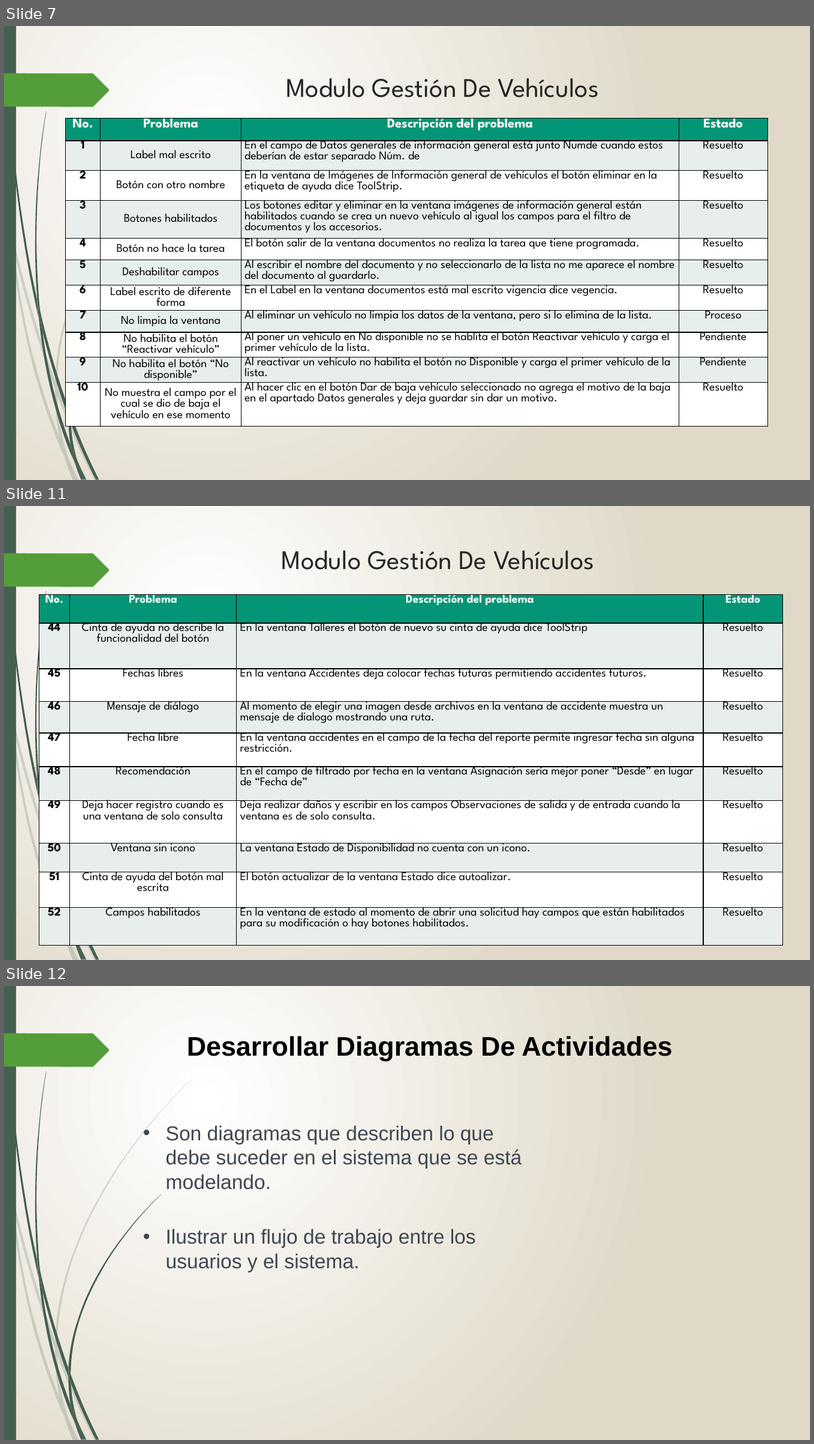
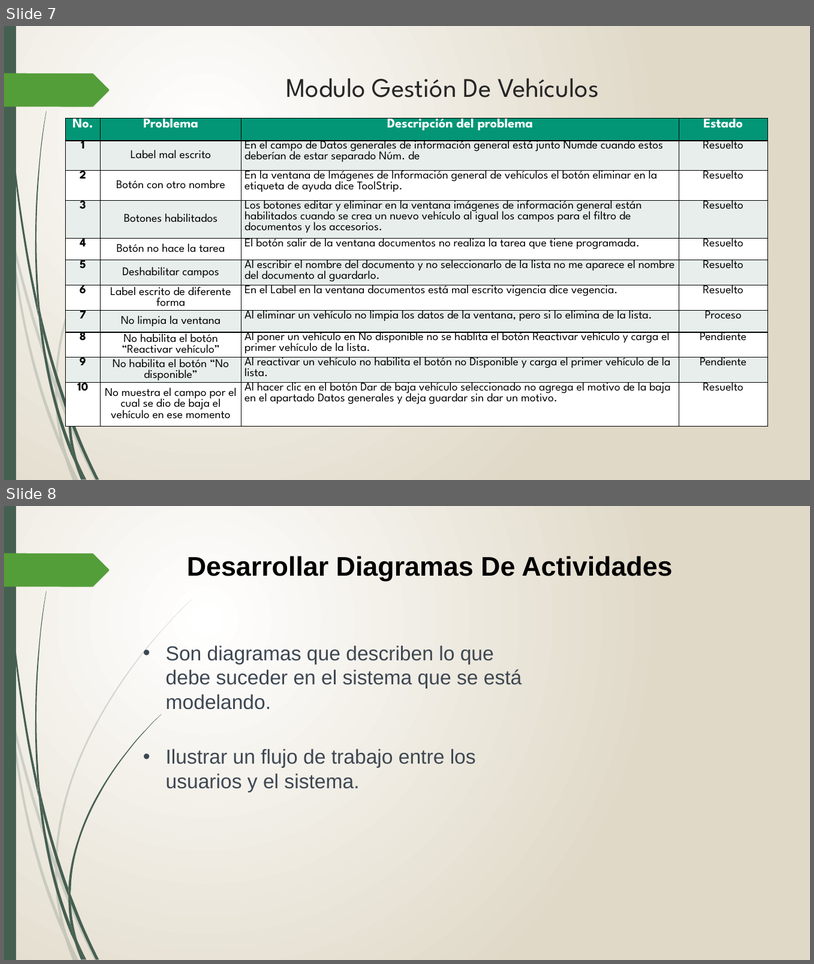
Before and after one commit to TonoGafa/paginaWebDany, a slide deck: img/PresentacionTitulacion.pptx. Shown one above the other, each under a label of ours: slides 7, 11 and 12 before the commit, slides 7 and 8 after it; the slides between them are not shown. The pictures are 814x1444 and 814x964 pixels, drawn with LibreOffice and Linux fonts; fonts in the diff are those of the drawing. Boxes give left, top, right and bottom in pixels: in the first picture for what was removed or moved away, otherwise in the second. Text is boxed around its words. In the diff, an @@ line names an element or a change of style, - is before the commit and + after.

Commit message:
Espacios
Ya quedaron todos o al menos la mayoria de los espacios, falta darle formato a la letra y un mejor tamaño.

```diff
--- a/img/PresentacionTitulacion.pptx
+++ b/img/PresentacionTitulacion.pptx
@@ slide 11 removed at bbox=[4, 506, 810, 960], background gradient #FFFFFF to #E0D9C8; not listed: 24 template elements that a slide beside it also shows @@
@@ title removed at bbox=[282, 550, 594, 570] @@
-Modulo Gestión De Vehículos
@@ table removed at bbox=[39, 594, 783, 945], 10 rows, 4 columns @@
-No. | Problema | Descripción del problema | Estado
-44 | Cinta de ayuda no describe la funcionalidad del botón | En la ventana Talleres el botón de nuevo su cinta de ayuda dice ToolStrip | Resuelto
-45 | Fechas libres | En la ventana Accidentes deja colocar fechas futuras permitiendo accidentes futuros. | Resuelto
-46 | Mensaje de diálogo | Al momento de elegir una imagen desde archivos en la ventana de accidente muestra un mensaje de dialogo mostrando una ruta. | Resuelto
-47 | Fecha libre | En la ventana accidentes en el campo de la fecha del reporte permite ingresar fecha sin alguna restricción. | Resuelto
-48 | Recomendación | En el campo de filtrado por fecha en la ventana Asignación sería mejor poner “Desde” en lugar de “Fecha de” | Resuelto
-49 | Deja hacer registro cuando es una ventana de solo consulta | Deja realizar daños y escribir en los campos Observaciones de salida y de entrada cuando la ventana es de solo consulta. | Resuelto
-50 | Ventana sin icono | La ventana Estado de Disponibilidad no cuenta con un icono. | Resuelto
-51 | Cinta de ayuda del botón mal escrita | El botón actualizar de la ventana Estado dice autoalizar. | Resuelto
-52 | Campos habilitados | En la ventana de estado al momento de abrir una solicitud hay campos que están habilitados para su modificación o hay botones habilitados. | Resuelto
@@ what was slide 12 is now slide 8 @@
```
Also in this commit, not shown: 1 slide changed, 3 other slides removed, 2 other files.
